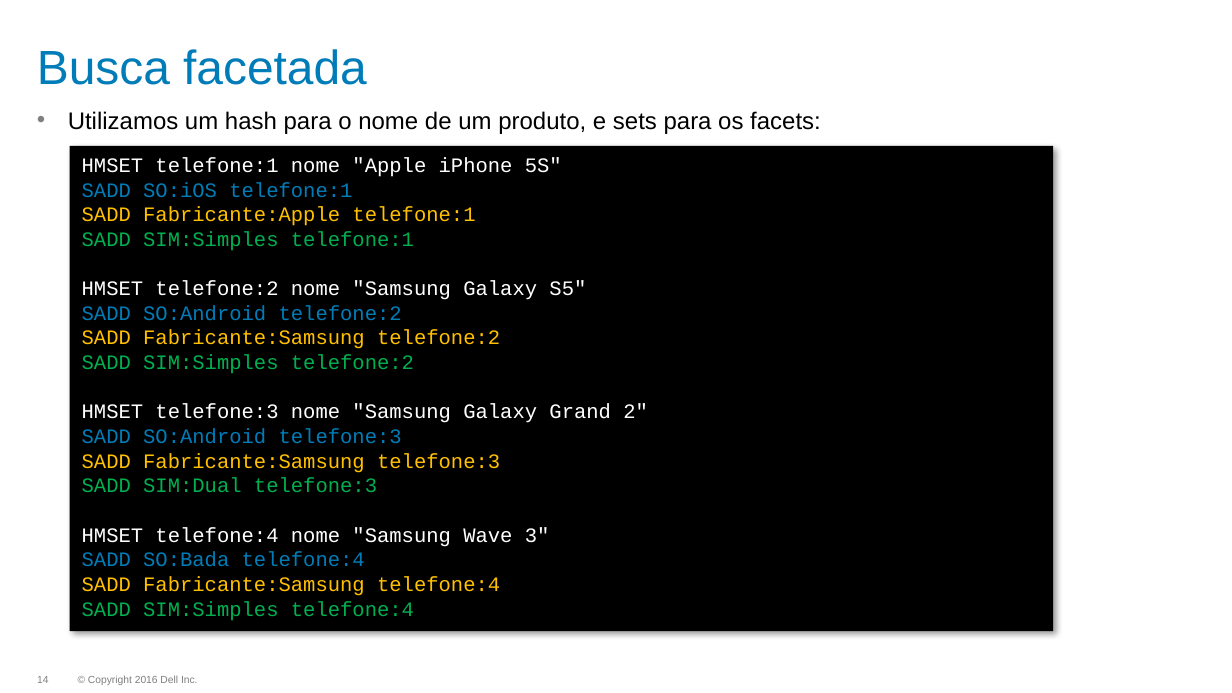
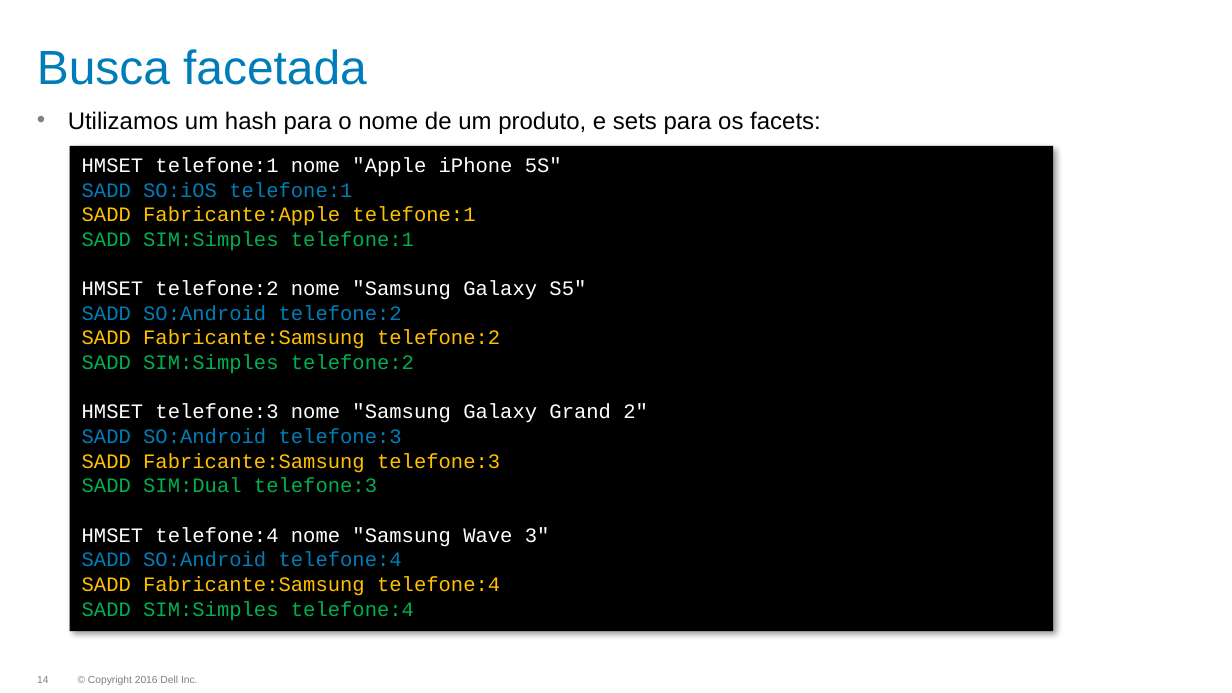
Before and after one commit to dougspadottoemc/Redis-HandsOn, a slide deck: slide 14 of slides/03_Estudos de caso utilizando Redis.pptx. Drawn at 1232x693 pixels with LibreOffice and Linux fonts; fonts in the diff are those of the drawing; background and template pictures are left out. Boxes give left, top, right and bottom in pixels: in the first picture for what was removed or moved away, otherwise in the second. Text is boxed around its words. In the diff, an @@ line names an element or a change of style, - is before the commit and + after.

Commit message:
fix typos

```diff
--- a/slides/03_Estudos de caso utilizando Redis.pptx
+++ b/slides/03_Estudos de caso utilizando Redis.pptx
@@ text in rectangle at (82, 552, 402, 567): text changed @@
-SADD SO:Bada telefone:4
+SADD SO:Android telefone:4
```
Also in this commit, not shown: 2 other slides changed.
